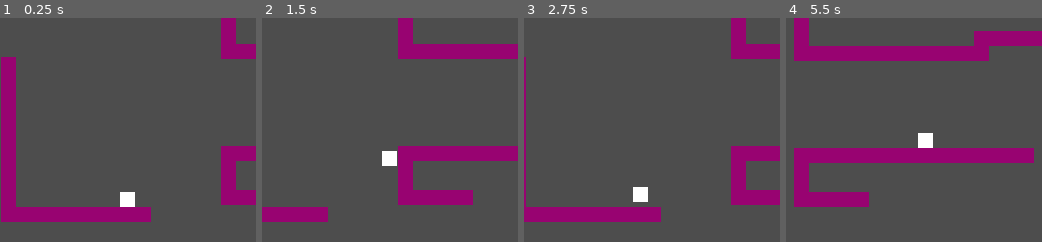
Above: before the commit, frames 1-4 (left to right).
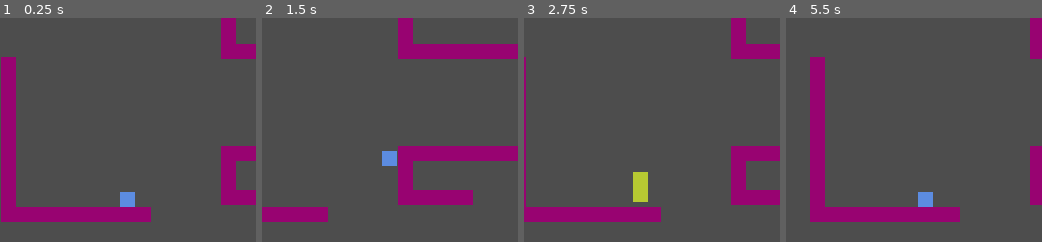
Above: after the commit, the same moments.

Repository: dirtOval/nes-platformer-2026
Game: Godot game, scene res://main.tscn
The game is run twice, just before and just after one commit, with the same random seed, the same clock (stepped at 60 frames per second) and the same inputs.
Inputs:
- Up to frame 1 (0.25 s): no input
- Up to frame 2 (1.5 s): tap Enter at 0.5 s; hold Right (right) from 0.53 s (still down); tap T (transform, bound only after the commit) at 0.6, 1.35 s; tap Z (jump) at 0.77 s
- Up to frame 3 (2.75 s): tap Z (jump) at 1.52 s; release Right (right) at 2.03 s; hold Left (left) from 2.03 s (still down); tap T (transform, bound only after the commit) at 2.1 s
- Up to frame 4 (5.5 s): release Left (left) at 2.78 s; hold Right (right) 2.78-4.28 s; tap T (transform, bound only after the commit) every 0.75 s from 2.85 to 5.1 s; tap Z (jump) at 3.02, 3.77, 4.52 s; tap R (reset) at 4.15 s; hold Left (left) 4.28-5.03 s; hold Right (right) from 5.03 s (still down)

The runs differ from the first frame. In frame 1, 0.4% of the frame differs, in the area x 46-53%, y 77-85%; in frame 2, 0.4%; in frame 3, 0.8%; in frame 4, 25%, in the area x 3-100%, y 0-92%.
Error before the commit: Cannot call method 'queue_free' on a null value. (res://main.gd:14)

Commit message:
added spikes, player transform

Diff:
--- a/main.gd
+++ b/main.gd
@@ -11,5 +11,6 @@
 func _process(delta: float) -> void:
   if Input.is_action_just_pressed("reset"):
     print("reset scene")
-    $Camera2D.queue_free()
+    if $Camera2D:
+      $Camera2D.queue_free()
     get_tree().reload_current_scene()
--- a/main.tscn
+++ b/main.tscn
@@ -14,6 +14,7 @@
 
 [node name="Player" parent="." unique_id=780051216 instance=ExtResource("2_h2yge")]
 position = Vector2(123, 143)
+AIR_FRICTION_DIVISOR = 2
 
 [node name="Floor5x1" parent="." unique_id=986949322 instance=ExtResource("2_1bvp3")]
 position = Vector2(4, 164)
@@ -139,7 +140,7 @@
 position = Vector2(1057, -416)
 
 [node name="Floor5x34" parent="." unique_id=1068539271 instance=ExtResource("2_1bvp3")]
-position = Vector2(1137, -34)
+position = Vector2(1146, -34)
 
 [node name="Floor5x37" parent="." unique_id=1976395874 instance=ExtResource("2_1bvp3")]
 position = Vector2(1237, -34)
@@ -160,7 +161,4 @@
 position = Vector2(1097, -196)
 
 [node name="Spikes" parent="." unique_id=213414196 instance=ExtResource("8_5vw27")]
-position = Vector2(1062, -34)
-
-[node name="Spikes2" parent="." unique_id=1818296337 instance=ExtResource("8_5vw27")]
-position = Vector2(1042, -14)
+position = Vector2(1041, -34)
--- a/player.gd
+++ b/player.gd
@@ -8,9 +8,11 @@
 @export var FALL_MODIFIER = 1.1
 @export var JUMP_CUT = 125
 @export var WALLSLIDE_SLOWDOWN = 0.85
+@export var AIR_FRICTION_DIVISOR = 3
 
 
-var on_floor_ref = true
+var on_floor_ref: bool = true
+var human: bool = false
 
 #physics process frame are fixed at 60/second
 @export var coyote_frames: int = 6
@@ -24,6 +26,17 @@
   else:
     velocity.y = JUMP_VELOCITY
 
+func morph() -> void:
+  human = not human
+  print(human)
+  var creature_sprite = $CreaturePolygon
+  var human_sprite = $HumanPolygon
+  if human:
+    creature_sprite.hide()
+    human_sprite.show()
+  else:
+    human_sprite.hide()
+    creature_sprite.show()
 
 
 func _physics_process(delta: float) -> void:
@@ -34,7 +47,7 @@
     velocity.x = move_toward(velocity.x, direction * MAX_SPEED, ACCELERATION * delta)
   else:
     if not is_on_floor():
-      velocity.x = move_toward(velocity.x, 0, (FRICTION / 3) * delta)
+      velocity.x = move_toward(velocity.x, 0, (FRICTION / AIR_FRICTION_DIVISOR) * delta)
     else:
       velocity.x = move_toward(velocity.x, 0, FRICTION * delta)
 
@@ -48,6 +61,8 @@
     else:
       velocity.y += gravity.y * delta
 
+  if Input.is_action_just_pressed("transform"):
+    morph()
   # Handle jump.
   if Input.is_action_just_pressed("jump"):
     if is_on_floor() or coyote_timer > 0:
--- a/player.tscn
+++ b/player.tscn
@@ -19,8 +19,14 @@
 [node name="CollisionShape2D" type="CollisionShape2D" parent="." unique_id=867029209]
 shape = SubResource("RectangleShape2D_sh265")
 
-[node name="Polygon2D" type="Polygon2D" parent="." unique_id=995789447]
+[node name="CreaturePolygon" type="Polygon2D" parent="." unique_id=995789447]
+color = Color(0.36178893, 0.55236906, 0.88254094, 1)
 polygon = PackedVector2Array(-10, -10, 10, -10, 10, 10, -10, 10)
+
+[node name="HumanPolygon" type="Polygon2D" parent="." unique_id=29484388]
+visible = false
+color = Color(0.71877205, 0.78881174, 0.19670668, 1)
+polygon = PackedVector2Array(-10, -30, 10, -30, 10, 10, -10, 10)
 
 [node name="VisibleOnScreenNotifier2D" type="VisibleOnScreenNotifier2D" parent="." unique_id=1794111453]
 
--- a/project.godot
+++ b/project.godot
@@ -59,6 +59,11 @@
 "events": [Object(InputEventKey,"resource_local_to_scene":false,"resource_name":"","device":-1,"window_id":0,"alt_press …(192 unchanged characters)…
 ]
 }
+transform={
+"deadzone": 0.2,
+"events": [Object(InputEventKey,"resource_local_to_scene":false,"resource_name":"","device":-1,"window_id":0,"alt_pressed":false,"shift_pressed":false,"ctrl_pressed":false,"meta_pressed":false,"pressed":false,"keycode":0,"physical_keycode":84,"key_label":0,"unicode":116,"location":0,"echo":false,"script":null)
+]
+}
 
 [layer_names]
 
--- a/temp_terrain_prefab/spikes.tscn
+++ b/temp_terrain_prefab/spikes.tscn
@@ -3,7 +3,7 @@
 [ext_resource type="Script" uid="uid://x7eio7v76kb5" path="res://temp_terrain_prefab/spikes.gd" id="1_hjrsi"]
 
 [sub_resource type="RectangleShape2D" id="RectangleShape2D_xmg3c"]
-size = Vector2(50, 17)
+size = Vector2(80, 17)
 
 [node name="Spikes" type="Node2D" unique_id=213414196 groups=["player"]]
 script = ExtResource("1_hjrsi")
@@ -12,30 +12,30 @@
 collision_layer = 8
 
 [node name="CollisionShape2D" type="CollisionShape2D" parent="Area2D" unique_id=1329286704]
-position = Vector2(0, 1.5)
+position = Vector2(15, 1.5)
 shape = SubResource("RectangleShape2D_xmg3c")
 
-[node name="Polygon2D" type="Polygon2D" parent="." unique_id=553636943]
+[node name="Polygon2D4" type="Polygon2D" parent="." unique_id=2062127323]
+position = Vector2(-15, 0)
+scale = Vector2(2, 1)
 color = Color(0.7397895, 1.9372628e-06, 9.62615e-07, 1)
 polygon = PackedVector2Array(-5, 10, 5, 10, 0, -10)
 
-[node name="Polygon2D2" type="Polygon2D" parent="." unique_id=1675471246]
-position = Vector2(10, 0)
+[node name="Polygon2D5" type="Polygon2D" parent="." unique_id=10080069]
+position = Vector2(5, 0)
+scale = Vector2(2, 1)
 color = Color(0.7397895, 1.9372628e-06, 9.62615e-07, 1)
 polygon = PackedVector2Array(-5, 10, 5, 10, 0, -10)
 
-[node name="Polygon2D5" type="Polygon2D" parent="." unique_id=430878458]
-position = Vector2(20, 0)
+[node name="Polygon2D6" type="Polygon2D" parent="." unique_id=1410166078]
+position = Vector2(25, 0)
+scale = Vector2(2, 1)
 color = Color(0.7397895, 1.9372628e-06, 9.62615e-07, 1)
 polygon = PackedVector2Array(-5, 10, 5, 10, 0, -10)
 
-[node name="Polygon2D3" type="Polygon2D" parent="." unique_id=810465839]
-position = Vector2(-10, 0)
-color = Color(0.7397895, 1.9372628e-06, 9.62615e-07, 1)
-polygon = PackedVector2Array(-5, 10, 5, 10, 0, -10)
-
-[node name="Polygon2D4" type="Polygon2D" parent="." unique_id=2062127323]
-position = Vector2(-20, 0)
+[node name="Polygon2D7" type="Polygon2D" parent="." unique_id=85965966]
+position = Vector2(45, 0)
+scale = Vector2(2, 1)
 color = Color(0.7397895, 1.9372628e-06, 9.62615e-07, 1)
 polygon = PackedVector2Array(-5, 10, 5, 10, 0, -10)
 
Not shown, changed: .gitignore
Not shown, added: .notes.swp
